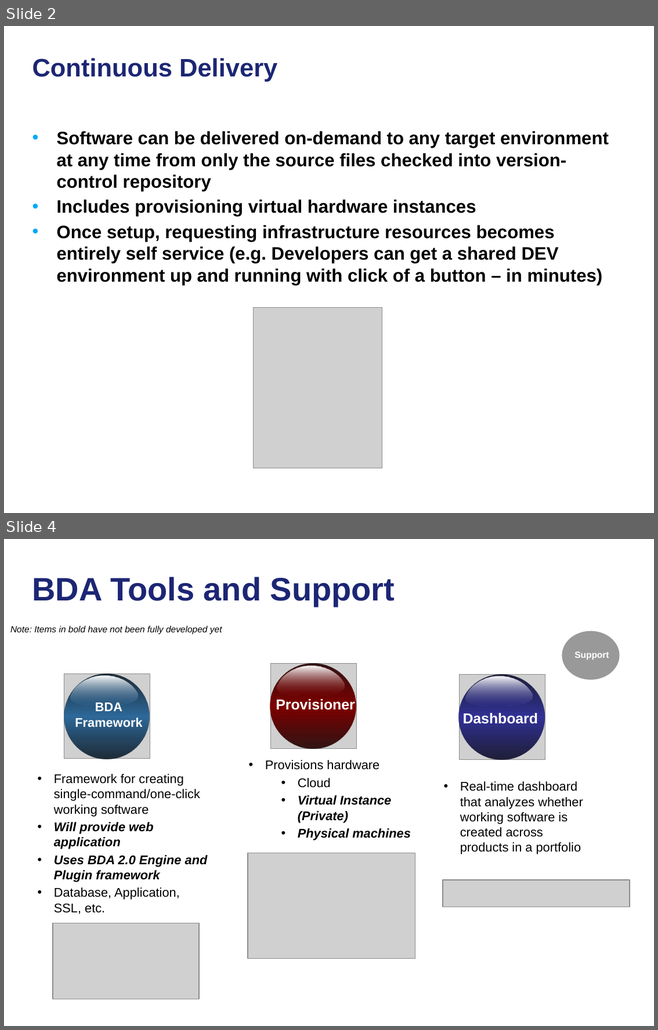
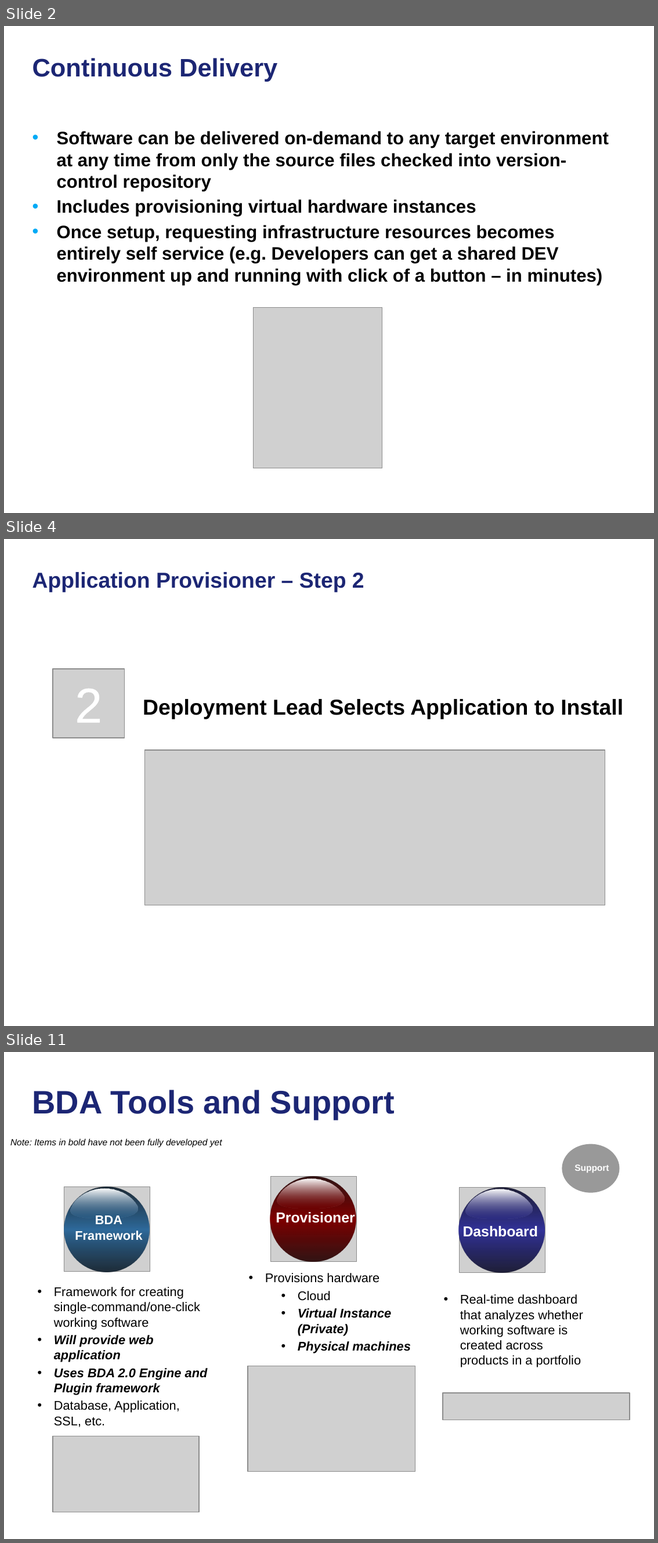
Before and after one commit to NCIP/automation, a slide deck: docs/continuous-delivery-caehr.pptx. Shown one above the other, each under a label of ours: slides 2 and 4 before the commit, slides 2, 4 and 11 after it; the slides between them are not shown. The pictures are 658x1030 and 658x1543 pixels, drawn with LibreOffice and Linux fonts; fonts in the diff are those of the drawing; grey boxes stand for pictures; background and template pictures are left out. Boxes give left, top, right and bottom in pixels: in the first picture for what was removed or moved away, otherwise in the second. Text is boxed around its words. In the diff, an @@ line names an element or a change of style, - is before the commit and + after.

```diff
--- a/docs/continuous-delivery-caehr.pptx
+++ b/docs/continuous-delivery-caehr.pptx
@@ slide 4 added at (4,539,654,1026), background picture (left out) @@
@@ title added at (32,572,364,592), 24 pt, text #1C2674, bold @@
+Application Provisioner – Step 2
@@ picture added at (53,669,124,738) @@
@@ text added at (75,689,102,722), 54 pt, text #FFFFFF @@
+2
@@ text added at (143,699,623,719), 24 pt, text #000000, bold @@
+Deployment Lead Selects Application to Install
@@ picture added at (145,750,605,906) @@
@@ what was slide 4 is now slide 11 @@
```
Also in this commit, not shown: 2 slides changed, 5 other slides added, 1 slide removed.
